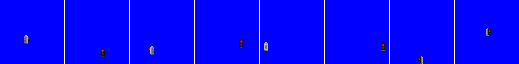
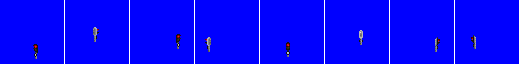
Two versions of the same layered image (519×64). Layer-by-layer changes:
showed "os_block_red" over left=33, top=29, right=473, bottom=48
added layer "os_freightgo" above "os_sidetrack_off" over left=34, top=36, right=474, bottom=57
showed "os_block2_channels" over left=33, top=27, right=476, bottom=59
hid "os_short_red backward" over left=24, top=29, right=491, bottom=60
hid "os_short2_channels_backward" over left=24, top=27, right=491, bottom=64
